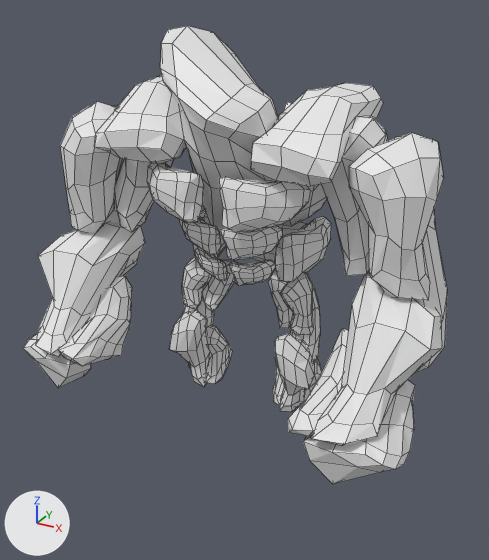
The Blender file Modelos/Personagens/Petra.blend, before and after one commit.
Rendered twice from a camera (50 mm lens) standing at (8.41, -16.68, 10.21) and looking at (0.63, -2.54, 3.14). Every picture has the same lights, and +X, +Y and +Z are marked at lower left. Mesh edges are drawn as thin lines.

The older version as bpy lines, for what is in view:
```python
me_petra = bpy.data.meshes.new('Petra')
me_petra.from_pydata(...)  # 68 vertices, 66 faces; spans x -2.14..1.47, y -3.71..-0.27, z 3.58..9.24
me_petrabraso = bpy.data.meshes.new('Petrabraso')
me_petrabraso.from_pydata(...)  # 336 vertices, 324 faces; spans x 2.21..5.86, y -5.27..-0.31, z -0.38..7.41
me_petrabraso.materials.append(mat_material_001)  # white #e7e7e7
me_petracorpo = bpy.data.meshes.new('Petracorpo')
me_petracorpo.from_pydata(...)  # 336 vertices, 324 faces; spans x -3.3..2.34, y -3.49..0.77, z 2.75..7.95
ob_petra = bpy.data.objects.new('Petra', me_petra)
ob_petra.location = (0.0, 0.0, 0.0)
ob_petrabraso = bpy.data.objects.new('Petrabraso', me_petrabraso)
ob_petrabraso.location = (0.0, 0.0, 0.0)
_m = ob_petrabraso.modifiers.new('Mirror', 'MIRROR')
ob_petracorpo = bpy.data.objects.new('Petracorpo', me_petracorpo)
ob_petracorpo.location = (0.0, 0.0, 0.0)
_m = ob_petracorpo.modifiers.new('Mirror', 'MIRROR')
# also in view: 'Petraperna' at (0.0, -1.17, 0.86)
```
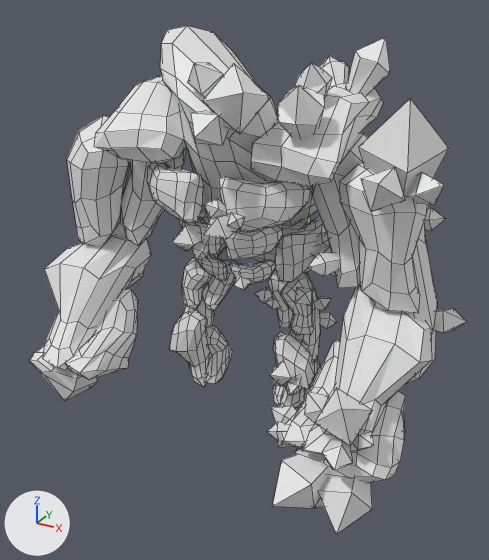
Where the change shows, as pixel boxes (x1, y1, x2, y2) in the pictures (489 x 560 px; the box of a moved part takes in the faces that stretch with it):
'Petrabraso', reshaped, modifiers changed: before (23, 96, 447, 484); after (30, 116, 437, 483)
'Gristal2', added: after (301, 99, 466, 333)
'Gristal1', added: after (267, 388, 374, 534)
'Gristal3', added: after (172, 63, 337, 395)
'Gristal', added: after (278, 37, 390, 138)
part 1 of me_petrabraso, moved or reshaped: before (23, 334, 415, 484); after (295, 391, 406, 483)
part 2 of me_petrabraso, moved or reshaped: before (59, 276, 349, 436); after (281, 340, 340, 447)
part 3 of me_petrabraso, moved or reshaped: before (35, 222, 442, 446); after (302, 285, 431, 454)
part 4 of me_petrabraso, moved or reshaped: before (115, 96, 388, 276); after (310, 134, 368, 288)
part 5 of me_petrabraso, moved or reshaped: before (60, 102, 444, 300); after (339, 163, 429, 313)
part 6 of me_petrabraso, moved or reshaped: before (104, 106, 447, 372); after (408, 223, 437, 383)
part 7 of me_petrabraso, added: after (30, 346, 98, 401)
part 8 of me_petrabraso, added: after (65, 289, 138, 380)
part 9 of me_petrabraso, added: after (42, 235, 151, 370)
part 10 of me_petrabraso, added: after (121, 147, 187, 246)
part 11 of me_petrabraso, added: after (67, 116, 129, 246)
part 12 of me_petrabraso, added: after (111, 162, 144, 289)

The change in detail:
me_petrabraso has 336 vertices, 324 faces and spans x 2.21..5.86, y -5.27..-0.31, z -0.38..7.41.
me_petrabraso is used by ob_petrabraso; location (0.0, 0.0, 0.0).
me_petrabraso part 1: the loose piece of 56 vertices spanning x 3.38..5.63, y -5.08..-1.84, z -0.38..1.59 is moved by (-0.19, 0.0, -0.37).
me_petrabraso part 2: the loose piece of 56 vertices spanning x 2.94..4.36, y -5.05..-2.0, z 0.13..2.4 is moved by (-0.19, 0.0, -0.37).
me_petrabraso part 3: the loose piece of 56 vertices spanning x 3.47..5.86, y -5.27..-0.91, z 0.93..3.81 is moved by (-0.19, 0.0, -0.37).
me_petrabraso part 4: the loose piece of 56 vertices spanning x 2.21..4.13, y -2.37..-0.31, z 3.67..7.41 is moved by (-0.19, 0.0, -0.37).
me_petrabraso part 5: the loose piece of 56 vertices spanning x 3.29..5.33, y -3.08..-1.09, z 3.47..7.2 is moved by (-0.19, 0.0, -0.37).
me_petrabraso part 6: the loose piece of 56 vertices spanning x 3.49..5.76, y -2.91..-0.52, z 1.54..6.98 is moved by (-0.19, 0.0, -0.37).
me_petrabraso part 7: the loose piece of 56 vertices spanning x 3.38..5.63, y -5.08..-1.84, z -0.38..1.59 is copied, and the copy is mirrored in x about its middle, then moved by (-8.81, 0.0, -0.37); it spans x -5.43..-3.19, y -5.08..-1.84, z -0.75..1.22.
me_petrabraso part 8: the loose piece of 56 vertices spanning x 2.94..4.36, y -5.05..-2.0, z 0.13..2.4 is copied, and the copy is mirrored in x about its middle, then moved by (-7.1, 0.0, -0.37); it spans x -4.16..-2.75, y -5.05..-2.0, z -0.24..2.03.
me_petrabraso part 9: the loose piece of 56 vertices spanning x 3.47..5.86, y -5.27..-0.91, z 0.93..3.81 is copied, and the copy is mirrored in x about its middle, then moved by (-9.14, 0.0, -0.37); it spans x -5.67..-3.27, y -5.27..-0.91, z 0.56..3.44.
me_petrabraso part 10: the loose piece of 56 vertices spanning x 2.21..4.13, y -2.37..-0.31, z 3.67..7.41 is copied, and the copy is mirrored in x about its middle, then moved by (-6.14, 0.0, -0.37); it spans x -3.93..-2.02, y -2.37..-0.31, z 3.3..7.04.
me_petrabraso part 11: the loose piece of 56 vertices spanning x 3.29..5.33, y -3.08..-1.09, z 3.47..7.2 is copied, and the copy is mirrored in x about its middle, then moved by (-8.42, 0.0, -0.37); it spans x -5.14..-3.09, y -3.08..-1.09, z 3.1..6.83.
me_petrabraso part 12: the loose piece of 56 vertices spanning x 3.49..5.76, y -2.91..-0.52, z 1.54..6.98 is copied, and the copy is mirrored in x about its middle, then moved by (-9.06, 0.0, -0.37); it spans x -5.57..-3.3, y -2.91..-0.52, z 1.17..6.6.
Mesh me_gristal3 is new.
It has 180 vertices, 160 faces and spans x -1.2..2.65, y -4.48..-0.23, z -0.75..8.6.
Mesh me_gristal2 is new.
It has 198 vertices, 176 faces and spans x 0.23..6.13, y -4.12..1.29, z 2.31..8.07.
Mesh me_gristal1 is new.
It has 99 vertices, 88 faces and spans x 2.29..5.18, y -6.07..-3.94, z -1.29..2.09.
Mesh me_gristal is new.
It has 68 vertices, 48 faces and spans x 1.46..3.51, y -3.58..0.22, z 6.94..9.06.
Object 'Petrabraso' (ob_petrabraso) loses its MIRROR modifier named 'Mirror'.
Object 'Gristal3' (ob_gristal3) is new; it shows me_gristal3.
Its location is (0.0, 0.0, 0.0).
Object 'Gristal2' (ob_gristal2) is new; it shows me_gristal2.
Its location is (0.0, 0.0, 0.0).
Object 'Gristal1' (ob_gristal1) is new; it shows me_gristal1.
Its location is (0.0, 0.0, 0.0).
Object 'Gristal' (ob_gristal) is new; it shows me_gristal.
Its location is (0.0, 0.0, 0.0).
